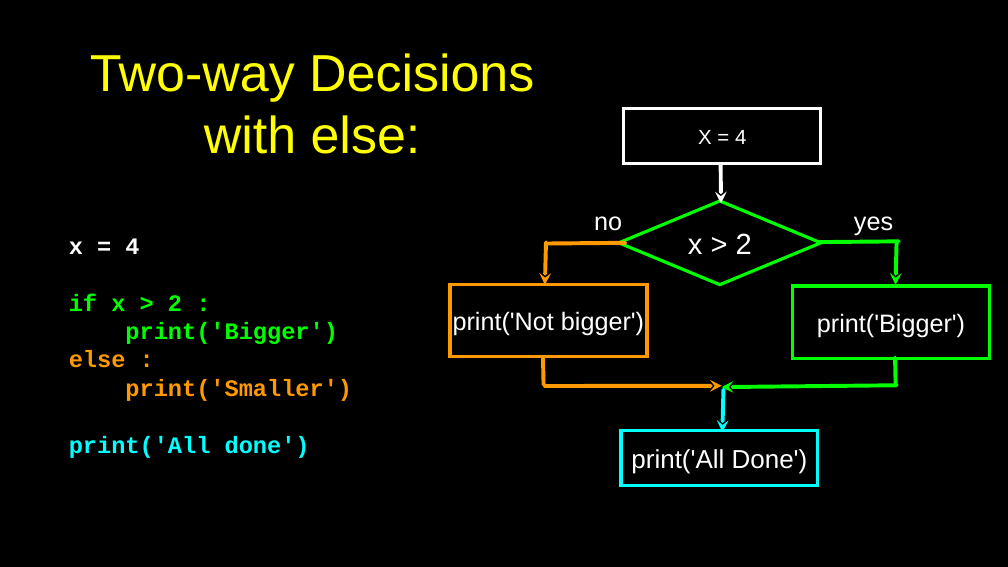
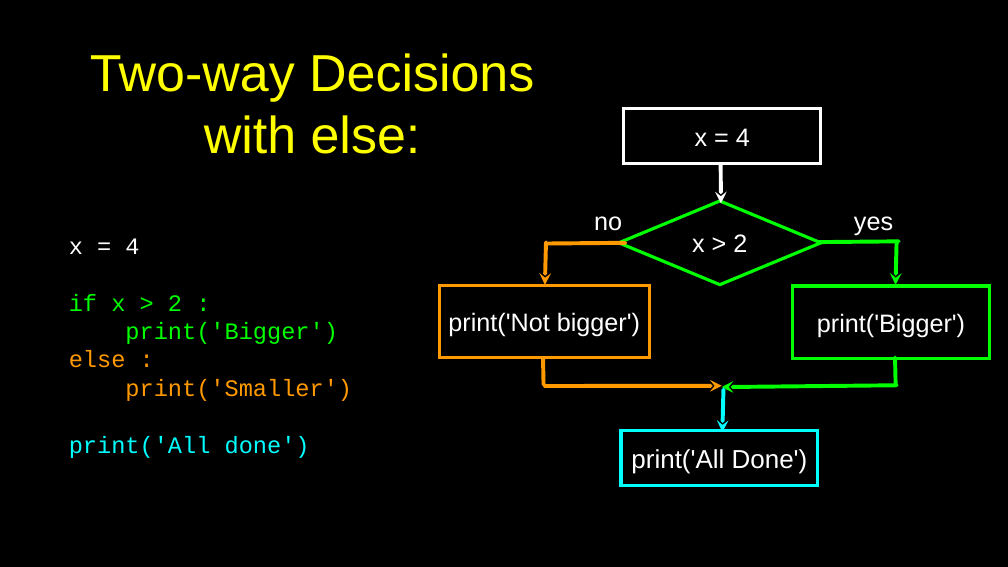
Before and after one commit to csev/py4e, a slide deck: slide 13 of lectures3/Pythonlearn-03-Conditional.pptx. Drawn at 1008x567 pixels with LibreOffice and Linux fonts; fonts in the diff are those of the drawing. Boxes give left, top, right and bottom in pixels: in the first picture for what was removed or moved away, otherwise in the second. Text is boxed around its words. In the diff, an @@ line names an element or a change of style, - is before the commit and + after.

```diff
--- a/lectures3/Pythonlearn-03-Conditional.pptx
+++ b/lectures3/Pythonlearn-03-Conditional.pptx
@@ text in rectangle at <box>695,128,750,146</box>: text changed; size 26 to 32 pt @@
-X = 4
+x = 4
@@ diamond "x > 2" at <box>619,201,820,285</box>: size 37 to 32 pt @@
@@ text "x = 4" at <box>69,238,352,458</box>: bold off @@
@@ rectangle "print('Not bigger')": place and size @@
-rectangle "print('Not bigger')" at <box>450,285,647,357</box>
+rectangle "print('Not bigger')" at <box>439,285,650,357</box>
```
Also in this commit, not shown: 23 other slides changed, 2 other files.
